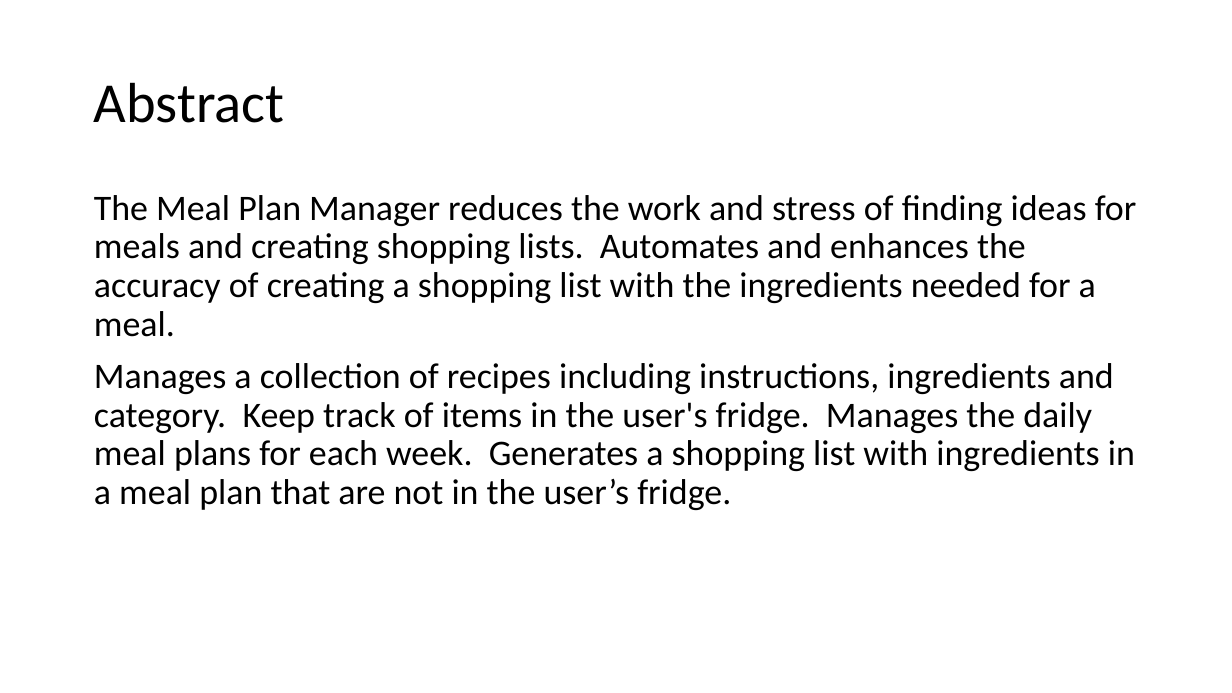
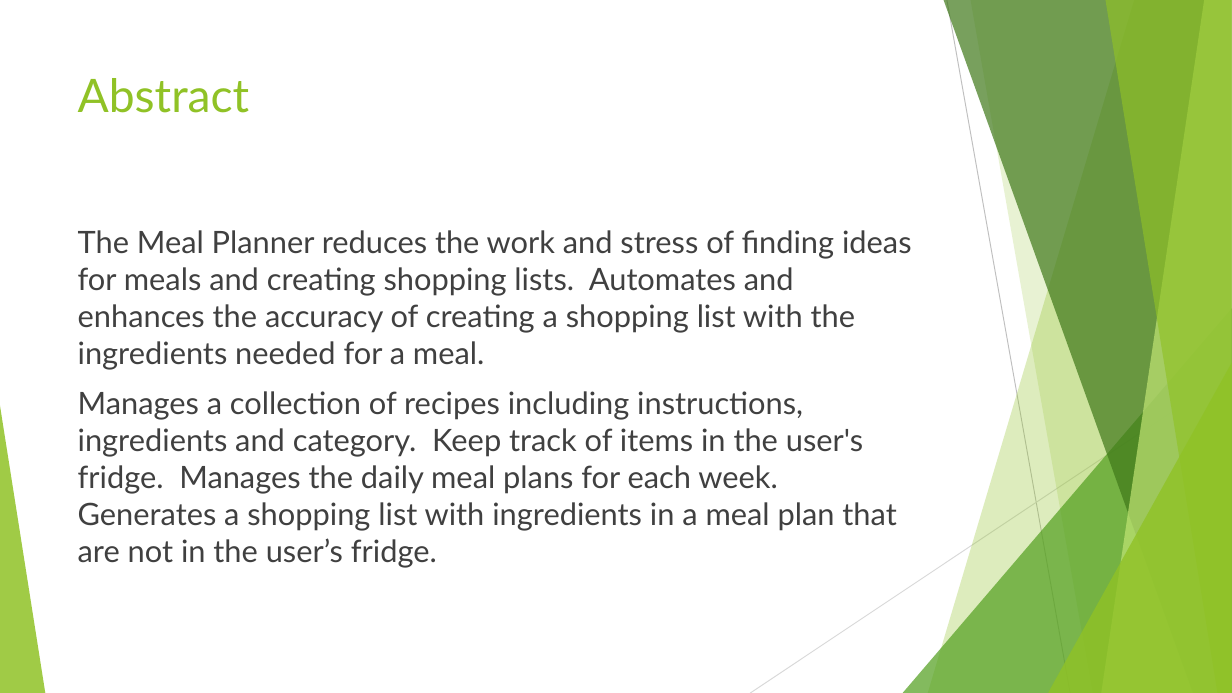
Before and after one commit to johnwhh/CSC545TermProject, a slide deck: slide 2 of csc545Powerpoint.pptx. Drawn at 1232x693 pixels with LibreOffice and Linux fonts; fonts in the diff are those of the drawing. Boxes give left, top, right and bottom in pixels: in the first picture for what was removed or moved away, otherwise in the second. Text is boxed around its words. In the diff, an @@ line names an element or a change of style, - is before the commit and + after.

Commit message:
Add final slides to powerpoint

```diff
--- a/csc545Powerpoint.pptx
+++ b/csc545Powerpoint.pptx
@@ title "Abstract": place and size @@
-title "Abstract" at (94, 82, 285, 123)
+title "Abstract" at (78, 78, 250, 113)
@@ title "Abstract" at (78, 78, 250, 113): size 44 to 36 pt, font Calibri to Lato, text colour #000000 to #90C226; line spacing 0.9 to 1; vertical alignment middle to top @@
@@ text "The Meal Planner reduces the ...": place and size @@
-text "The Meal Planner reduces the ..." at (94, 195, 1137, 510)
+text "The Meal Planner reduces the ..." at (78, 230, 912, 568)
@@ text at (78, 230, 912, 370): text changed; size 28 to 24 pt; font Calibri to Lato; text colour #000000 to #404040 @@
-The Meal Plan Manager reduces the work and stress of finding ideas for meals and creating shopping lists. Automates and enhances the accuracy of creating a shopping list with the ingredients needed for a meal.
+The Meal Planner reduces the work and stress of finding ideas for meals and creating shopping lists. Automates and enhances the accuracy of creating a shopping list with the ingredients needed for a meal.
@@ group added at (0, 0, 1232, 693): 5 freeform shapes, 3 triangles, 2 lines @@
@@ text at (78, 391, 896, 568): size 28 to 24 pt, font Calibri to Lato, text colour #000000 to #404040 in "Manages a collection of recipes including instructions, ..."; line spacing 0.9 to 1 @@
```
Also in this commit, not shown: 6 other slides changed, 2 slides added, 2 slides removed.
